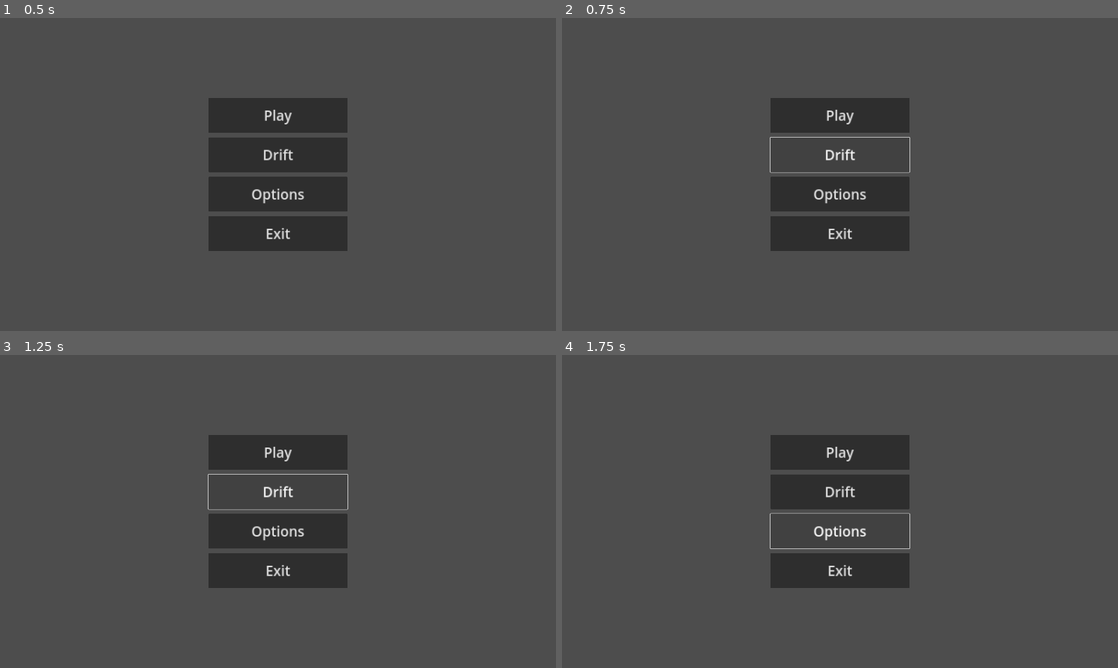
Above: before the commit, frames 1-4 (two rows, left to right).
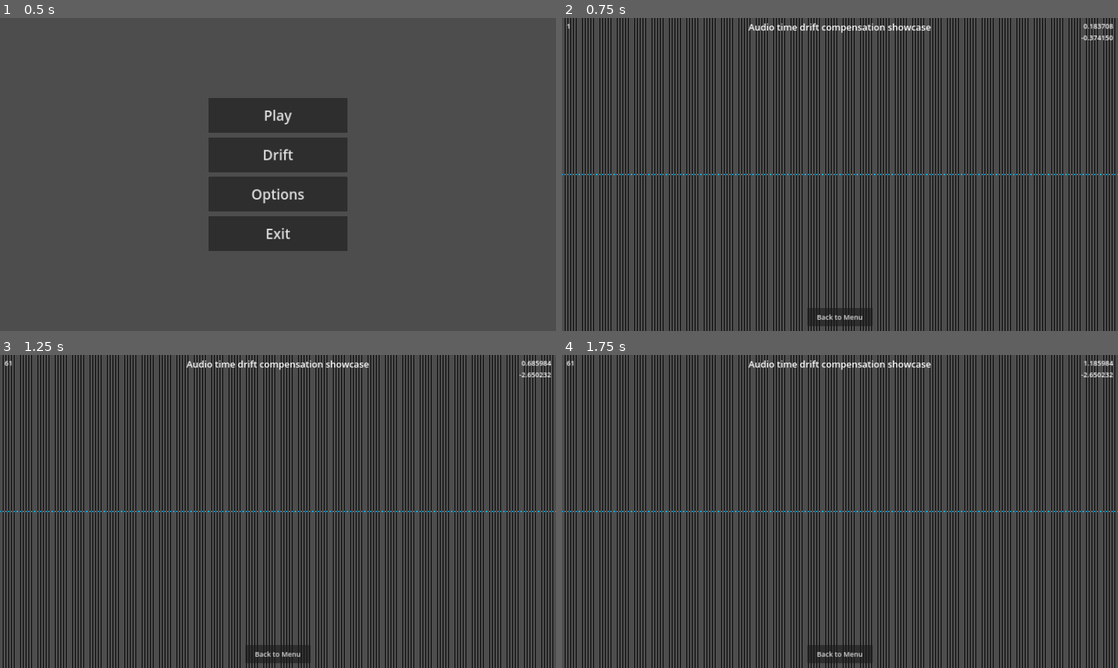
Above: after the commit, the same moments.

Repository: bonjorno7/ExampleRhythmGame
Game: Godot game, scene res://scenes/menu.tscn
The game is run twice, just before and just after one commit, with the same random seed, the same clock (stepped at 60 frames per second) and the same inputs. Sound files missing from this copy of the repository are replaced by a short silence.
Inputs (mouse positions are in pixels of both pictures, inside the frame that each line leads up to):
- Up to frame 1 (0.5 s): no input
- Up to frame 2 (0.75 s): click "Drift" at 0.5 s
- Up to frame 3 (1.25 s): no input
- Up to frame 4 (1.75 s): click (840, 530) at 1.25 s, where only the run before the commit has a clickable "Options"

Frame 1 is identical in both runs. In frame 2, 28% of the frame differs, in the area x 0-100%, y 0-100%; in frame 3, 28%; in frame 4, 28%.
Error before the commit: Parse Error: Identifier "Game" not declared in the current scope. (res://scenes/menu.gd:10)

Commit message:
Update menu scene to work with GameState rename
Oops, missed one.

Diff:
--- a/scenes/menu.gd
+++ b/scenes/menu.gd
@@ -7,15 +7,15 @@
 
 
 func _on_play_pressed():
-	Game.goto_play()
+	GameState.goto_play()
 
 
 func _on_drift_pressed():
-	Game.goto_drift()
+	GameState.goto_drift()
 
 
 func _on_options_pressed():
-	Game.goto_options()
+	GameState.goto_options()
 
 
 func _on_exit_pressed():
